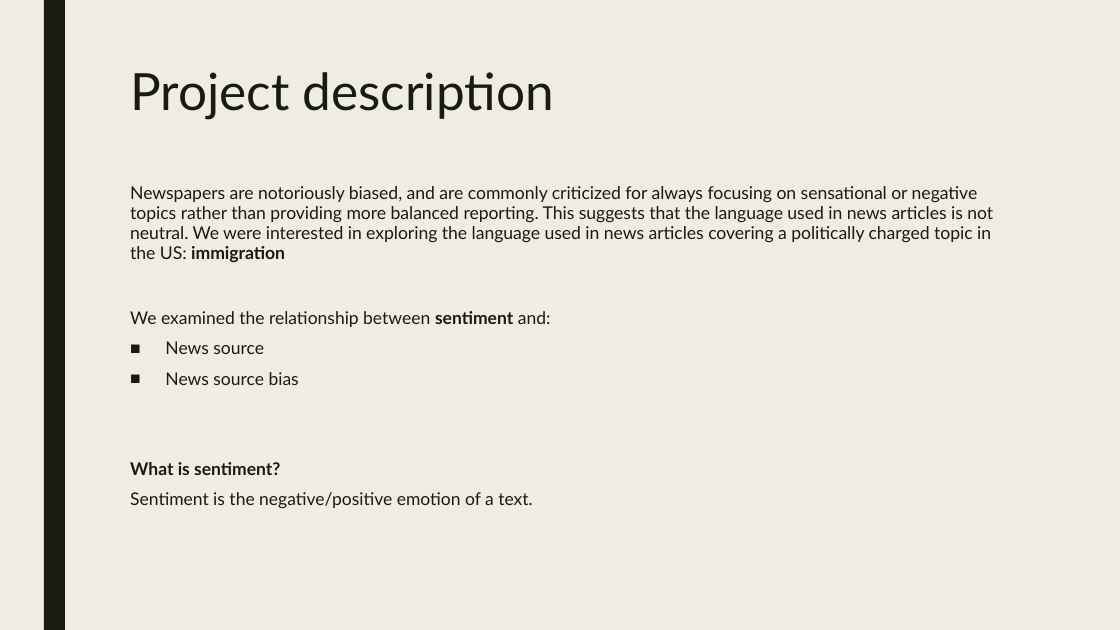
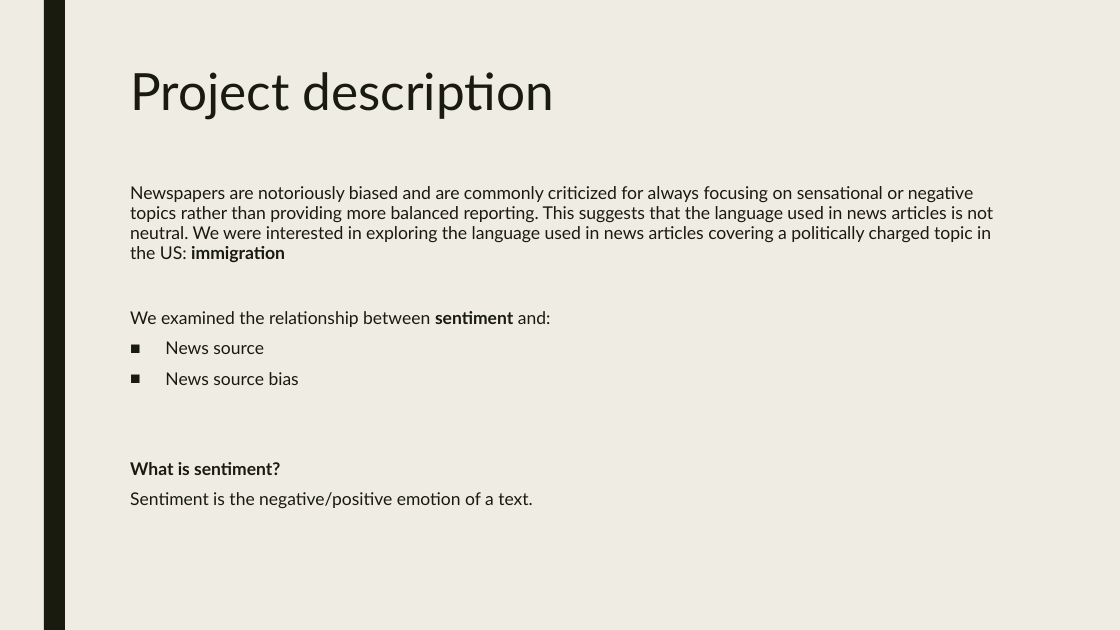
Before and after one commit to James-Ashley/sentiment-analysis-dashboard, a slide deck: slide 2 of demo_day_deck.pptx. Drawn at 1120x630 pixels with LibreOffice and Linux fonts; fonts in the diff are those of the drawing. Boxes give left, top, right and bottom in pixels: in the first picture for what was removed or moved away, otherwise in the second. Text is boxed around its words. In the diff, an @@ line names an element or a change of style, - is before the commit and + after.

Commit message:
update ppt

```diff
--- a/demo_day_deck.pptx
+++ b/demo_day_deck.pptx
@@ text at (x1=130, y1=186, x2=993, y2=262): text changed @@
-Newspapers are notoriously biased, and are commonly criticized for always focusing on sensational or negative topics rather than providing more balanced reporting. This suggests that the language used in news articles is not neutral. We were interested in exploring the language used in news articles covering a politically charged topic in the US: immigration
+Newspapers are notoriously biased and are commonly criticized for always focusing on sensational or negative topics rather than providing more balanced reporting. This suggests that the language used in news articles is not neutral. We were interested in exploring the language used in news articles covering a politically charged topic in the US: immigration
```
Also in this commit, not shown: 4 other slides changed.
